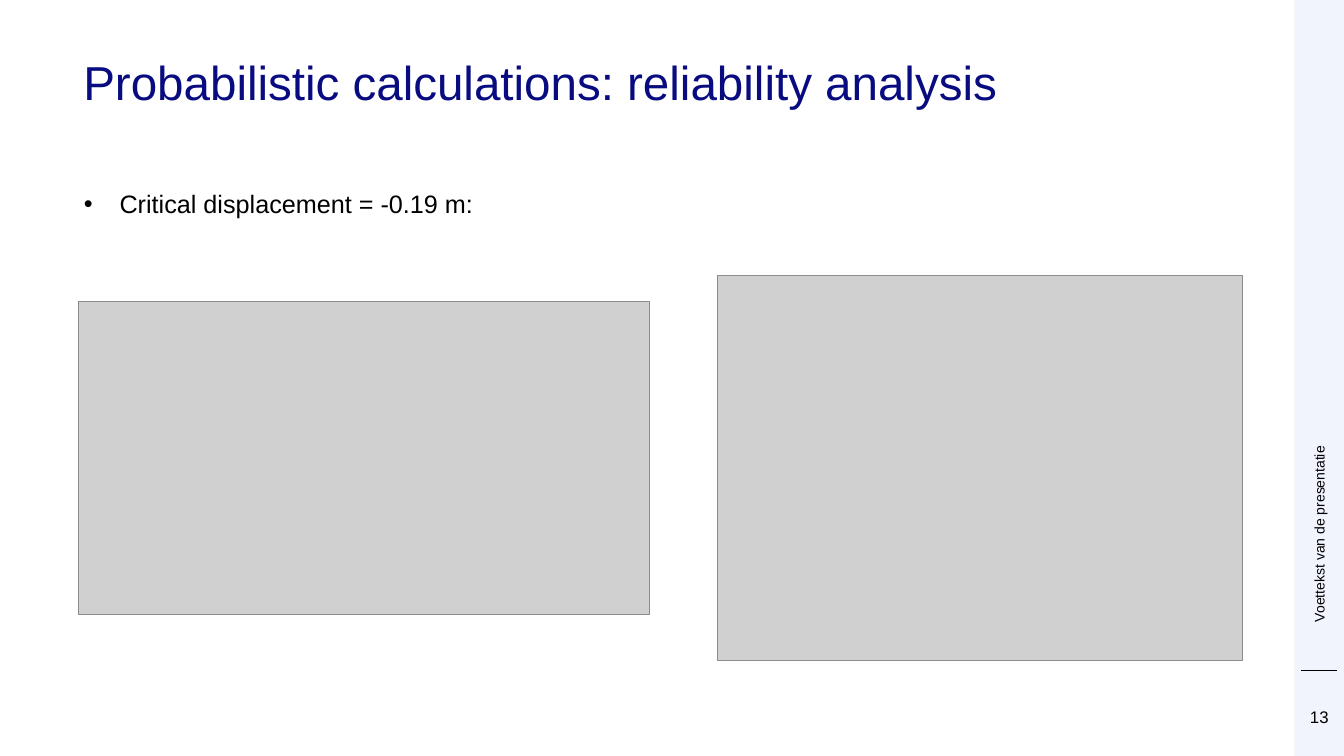
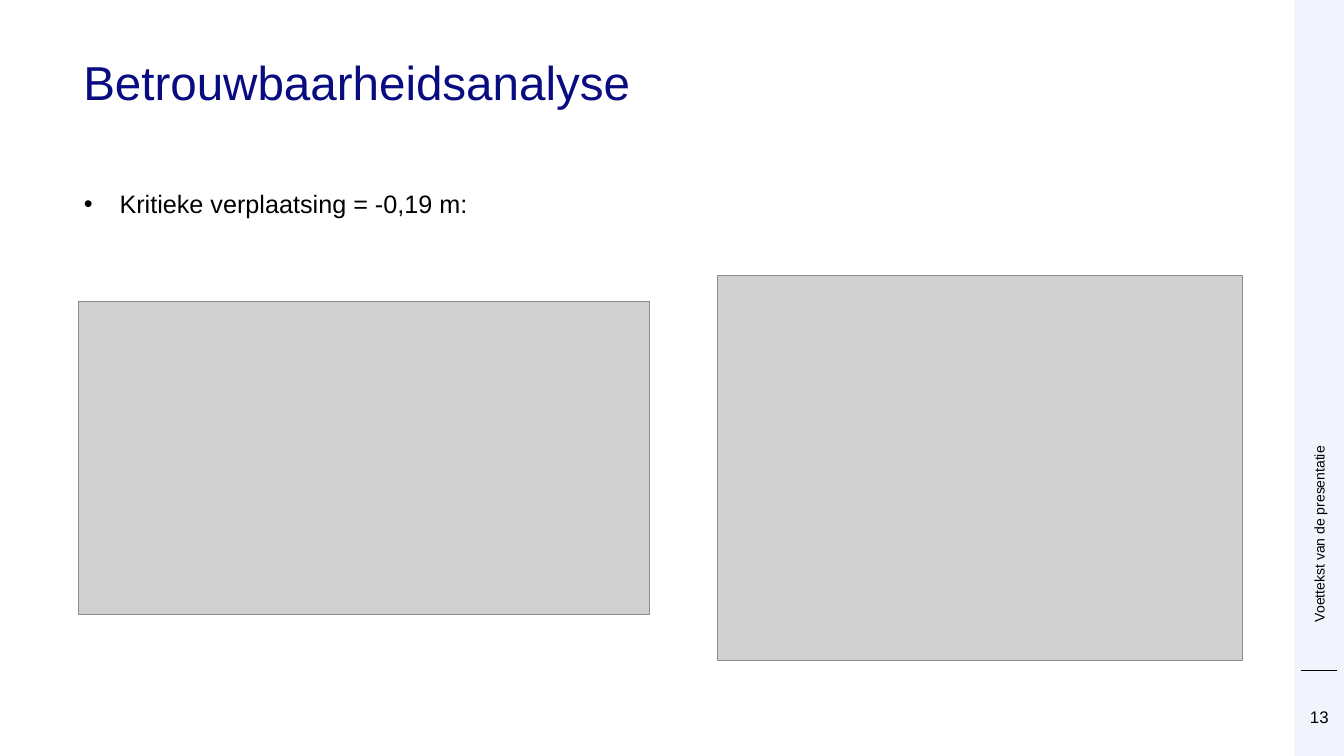
Before and after one commit to Deltares/ProbabilisticLibrary, a slide deck: slide 13 of sources/Deltares.Probabilistic.PWrapper.Examples/kratos/Prob Kratos DSD.pptx. Drawn at 1344x756 pixels with LibreOffice and Linux fonts; fonts in the diff are those of the drawing; grey boxes stand for pictures; background and template pictures are left out. Boxes give left, top, right and bottom in pixels: in the first picture for what was removed or moved away, otherwise in the second. Text is boxed around its words. In the diff, an @@ line names an element or a change of style, - is before the commit and + after.

```diff
--- a/sources/Deltares.Probabilistic.PWrapper.Examples/kratos/Prob Kratos DSD.pptx
+++ b/sources/Deltares.Probabilistic.PWrapper.Examples/kratos/Prob Kratos DSD.pptx
@@ title at box(83, 65, 630, 110): text changed @@
-Probabilistic calculations: reliability analysis
+Betrouwbaarheidsanalyse
@@ text at box(120, 194, 467, 219): text changed @@
-• Critical displacement = -0.19 m:
+• Kritieke verplaatsing = -0,19 m:
```
Also in this commit, not shown: 18 other slides changed.
